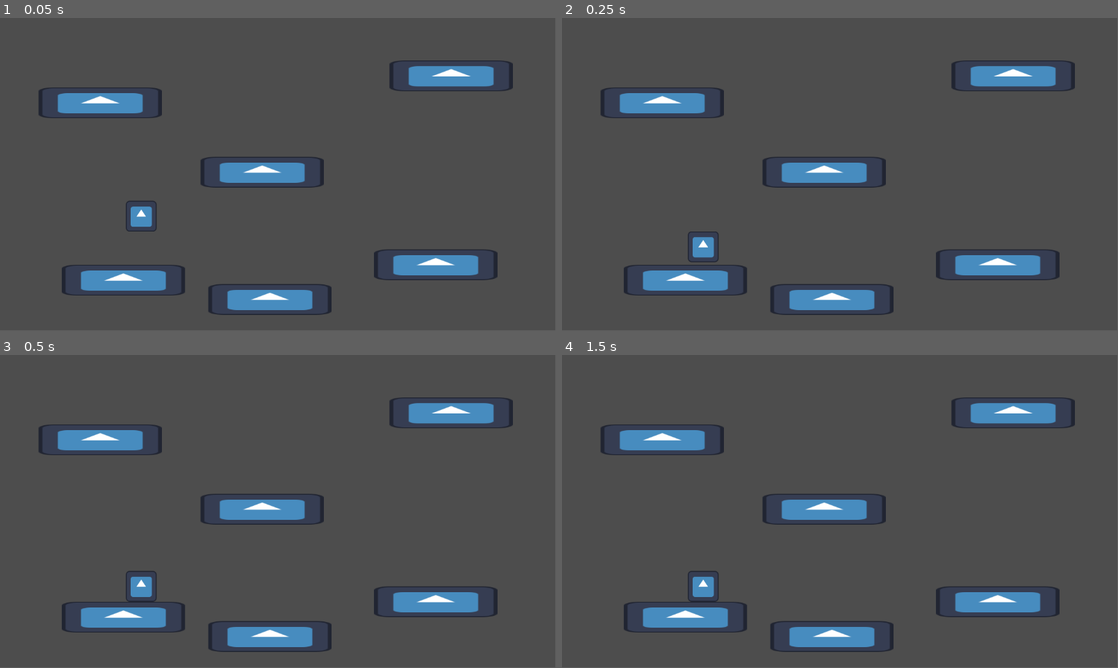
Above: before the commit, frames 1-4 (two rows, left to right).
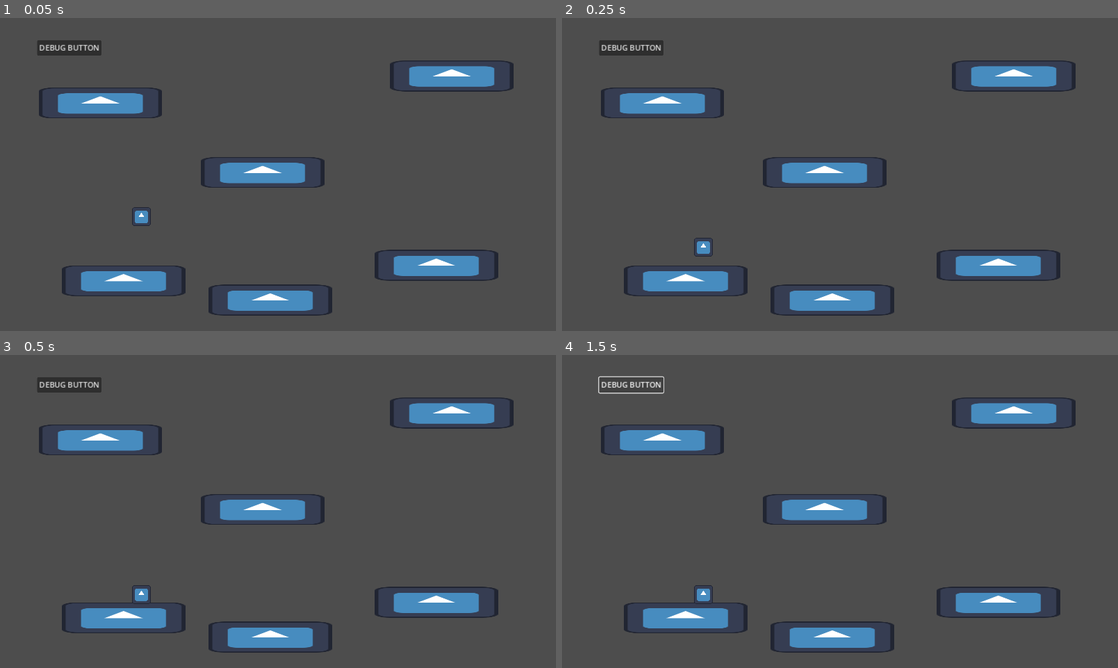
Above: after the commit, the same moments.

Repository: jaymehta-g/tx-jam-2023
Game: Godot game, scene res://game/game.tscn
Two runs of this game, one before a commit and one after it. Both use one fixed random seed, a clock stepped at 60 frames per second and the inputs below. Before the commit the project has no main scene; this scene is started directly in both runs. The engine's default icon, where the game draws it, is replaced by a stand-in: a white triangle on a blue panel in a dark square.
Inputs (mouse positions are in pixels of both pictures, inside the frame that each line leads up to):
- Up to frame 1 (0.05 s): no input
- Up to frame 2 (0.25 s): no input
- Up to frame 3 (0.5 s): no input
- Up to frame 4 (1.5 s): click (628, 386) at 0.5 s, where only the run after the commit has a clickable "DEBUG BUTTON"; click (628, 386) at 1.25 s, where only the run after the commit has a clickable "DEBUG BUTTON"
The window is 799x449 before the commit and 800x450 after it. Grey fills any space a smaller window leaves; there, only what the larger window draws over its background counts as a difference.

The runs differ from the first frame. In frame 1, 1.8% of the frame differs, in the area x 6-93%, y 7-96%; in frame 2, 1.8%; in frame 3, 1.8%; in frame 4, 1.6%.

Commit message:
implement bounce method

Diff:
--- a/entity/player/platform_controller.gd
+++ b/entity/player/platform_controller.gd
@@ -7,18 +7,39 @@
 var hori_input: float
 var jump_input: bool
 
+# if bounced, not in control
+var bounced: bool
+
 func _ready() -> void:
 	pass
 
 func _process(_delta: float) -> void:
 	hori_input = Input.get_axis(input_maps.left, input_maps.right)
 
+	# debugging crap
+	if position.y > 2000:
+		velocity = Vector2.ZERO
+		position = Vector2.ZERO
+		bounced = false
+
 func _physics_process(delta: float) -> void:
-	velocity.x = hori_input * stats.move_speed
-	if is_on_floor():
+	if not bounced:
+		velocity.x = hori_input * stats.move_speed
+	if is_on_floor() and velocity.y >= 0:
 		velocity.y = 0
+		bounced = false
 		if Input.is_action_pressed(input_maps.up):
 			velocity.y = -stats.jump_velocity
 	else:
 		velocity.y += stats.gravity_accel * delta
+
+	if bounced and absf(velocity.x) < stats.move_speed * 0.1: # arbitrary condition
+		bounced = false
+		print_debug("endbounce fx by vx")
+	if bounced:
+		velocity.x -= velocity.x * 0.5 * delta
 	move_and_slide()
+
+func bounce(vector: Vector2, strength: float) -> void:
+	bounced = true
+	velocity = vector.normalized() * strength
--- a/entity/player/player.tscn
+++ b/entity/player/player.tscn
@@ -6,7 +6,7 @@
 [ext_resource type="Resource" uid="uid://b6xcapfnmy44k" path="res://entity/player/p1_input_maps.tres" id="3_2q286"]
 
 [sub_resource type="RectangleShape2D" id="RectangleShape2D_ipgrh"]
-size = Vector2(64, 64)
+size = Vector2(32, 32)
 
 [node name="Player" type="CharacterBody2D"]
 script = ExtResource("1_30o1a")
@@ -14,7 +14,7 @@
 input_maps = ExtResource("3_2q286")
 
 [node name="Sprite2D" type="Sprite2D" parent="."]
-scale = Vector2(0.5, 0.5)
+scale = Vector2(0.3, 0.3)
 texture = ExtResource("1_tbvqc")
 
 [node name="CollisionShape2D" type="CollisionShape2D" parent="."]
--- a/game/game.tscn
+++ b/game/game.tscn
@@ -11,3 +11,13 @@
 
 [node name="Player" parent="." instance=ExtResource("3_ato3j")]
 position = Vector2(293, 408)
+
+[node name="Button" type="Button" parent="."]
+offset_left = 77.0
+offset_top = 46.0
+offset_right = 210.0
+offset_bottom = 77.0
+text = "DEBUG BUTTON
+"
+
+[connection signal="pressed" from="Button" to="Player" method="debug_button"]
--- a/project.godot
+++ b/project.godot
@@ -11,8 +11,13 @@
 [application]
 
 config/name="Texas Jam 2023"
+run/main_scene="res://game/game.tscn"
 config/features=PackedStringArray("4.1", "GL Compatibility")
 config/icon="res://icon.svg"
+
+[display]
+
+window/stretch/mode="canvas_items"
 
 [layer_names]
 
